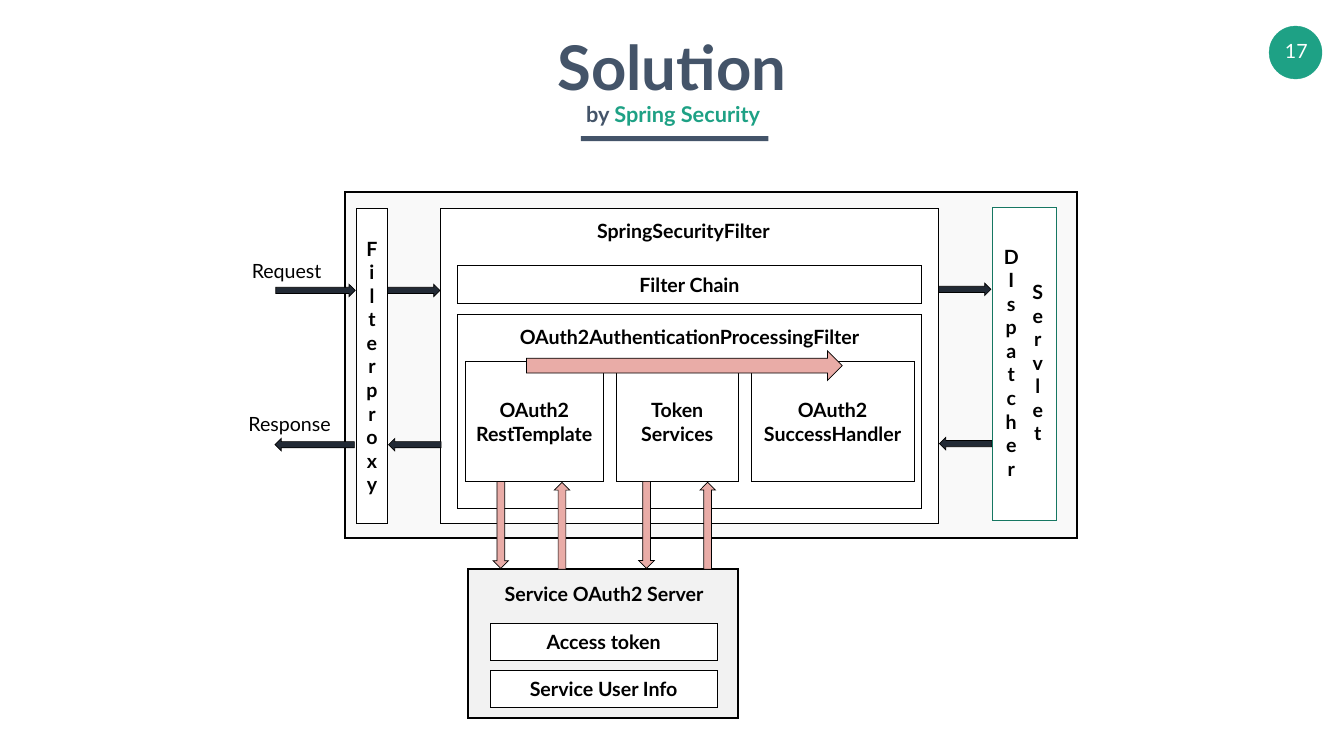
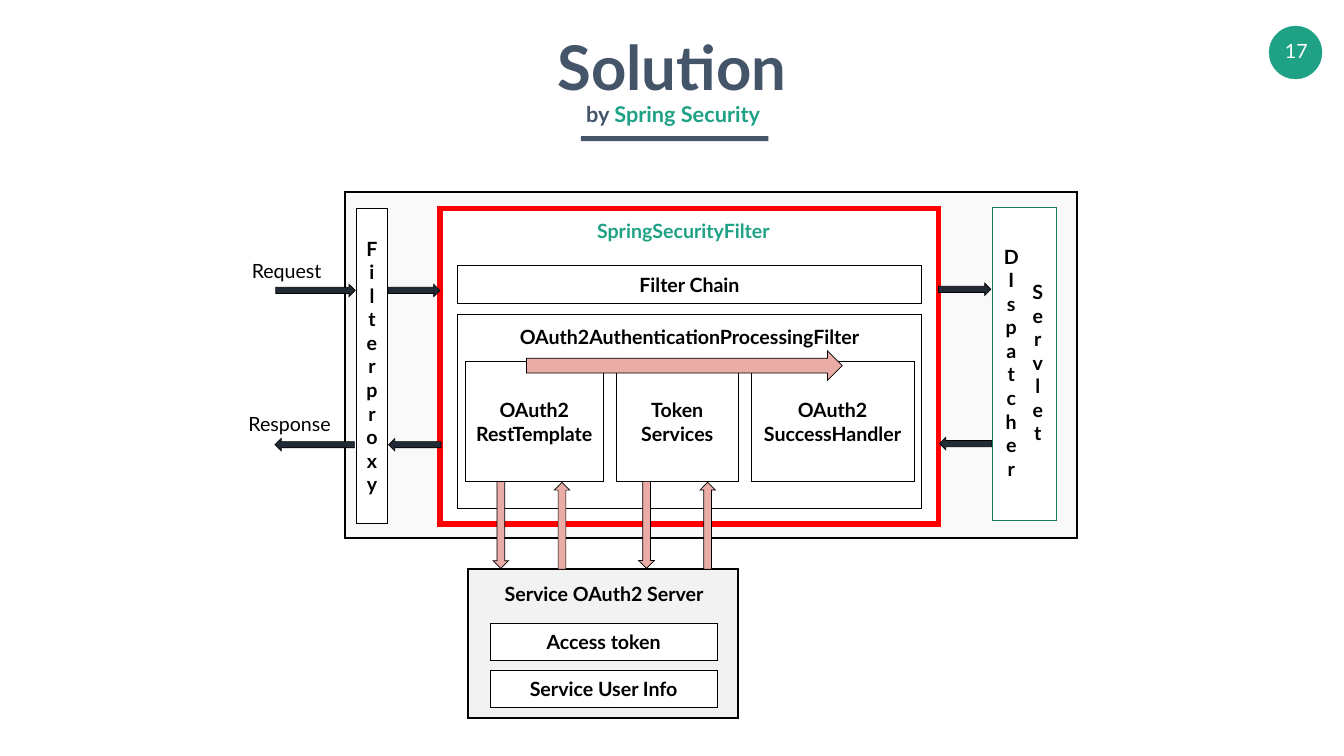
Before and after one commit to boostcamp2-gavas/reservation-system, a slide deck: slide 17 of docs/Spring Security_각자바스_발표자료.pptx. Drawn at 1344x756 pixels with LibreOffice and Linux fonts; fonts in the diff are those of the drawing. Boxes give left, top, right and bottom in pixels: in the first picture for what was removed or moved away, otherwise in the second. Text is boxed around its words. In the diff, an @@ line names an element or a change of style, - is before the commit and + after.

```diff
--- a/docs/Spring Security_각자바스_발표자료.pptx
+++ b/docs/Spring Security_각자바스_발표자료.pptx
@@ rectangle at <box>440,209,939,524</box>: outline #000000 1 pt to #FF0000 8 pt @@
@@ text "SpringSecurityFilter" at <box>597,223,770,242</box>: text colour #000000 to #1EA185 @@
```
Also in this commit, not shown: 13 other slides changed.
